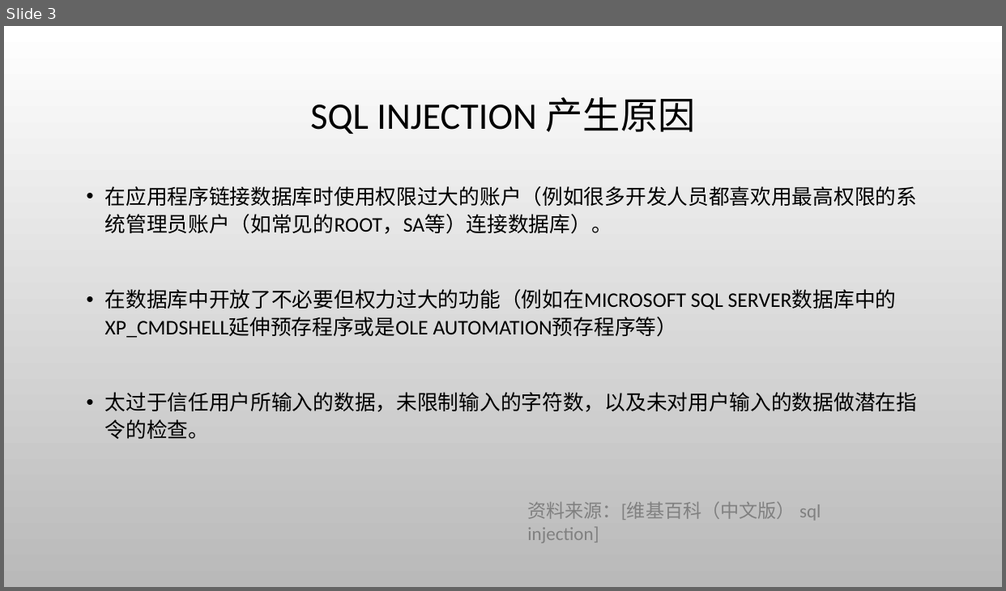
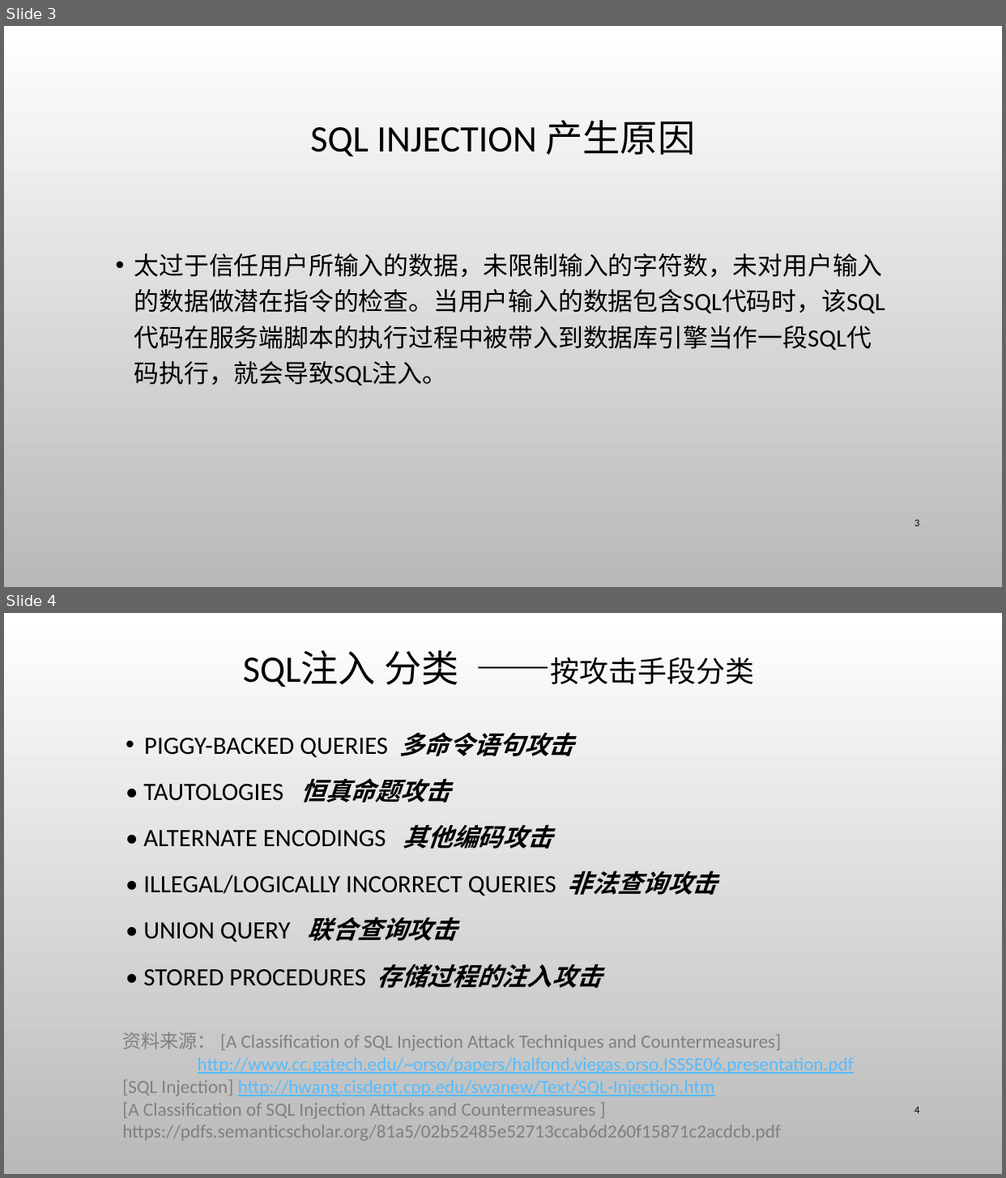
Before and after one commit to CUCCS/ns, a slide deck: 2016-2/zc_snRNA/FlippedClassroom_FromSqlInjectionToShell/From SQL injection to Shell.pptx. Shown one above the other, each under a label of ours: slide 3 before the commit, slides 3 and 4 after it. The pictures are 1006x591 and 1006x1178 pixels, drawn with LibreOffice and Linux fonts; fonts in the diff are those of the drawing; background and template pictures are left out. Boxes give left, top, right and bottom in pixels: in the first picture for what was removed or moved away, otherwise in the second. Text is boxed around its words. In the diff, an @@ line names an element or a change of style, - is before the commit and + after.

Commit message:
修改了防御措施以及一些细节

```diff
--- a/2016-2/zc_snRNA/FlippedClassroom_FromSqlInjectionToShell/From SQL injection to Shell.pptx
+++ b/2016-2/zc_snRNA/FlippedClassroom_FromSqlInjectionToShell/From SQL injection to Shell.pptx
@@ slide 4 added at box(4, 613, 1002, 1174), background picture (left out) @@
@@ title added at box(243, 650, 754, 687), 36 pt, text #000000 @@
+SQL注入 分类 ——按攻击手段分类
@@ text added at box(143, 732, 718, 988), 24 pt, text #000000 @@
+• PIGGY-BACKED QUERIES 多命令语句攻击
+• TAUTOLOGIES 恒真命题攻击
+• ALTERNATE ENCODINGS 其他编码攻击
+• ILLEGAL/LOGICALLY INCORRECT QUERIES 非法查询攻击
+• UNION QUERY 联合查询攻击
+• STORED PROCEDURES 存储过程的注入攻击
@@ text added at box(122, 1033, 854, 1141), 18 pt, text #808080 @@
+资料来源： [A Classification of SQL Injection Attack Techniques and Countermeasures]
+http://www.cc.gatech.edu/~orso/papers/halfond.viegas.orso.ISSSE06.presentation.pdf
+[SQL Injection] http://hwang.cisdept.cpp.edu/swanew/Text/SQL-Injection.htm
+[A Classification of SQL Injection Attacks and Countermeasures ]
+https://pdfs.semanticscholar.org/81a5/02b52485e52713ccab6d260f15871c2acdcb.pdf
@@ page number added at box(914, 1107, 919, 1114), 10 pt, text #000000 @@
+4
@@ slide 3 changed as well @@
@@ title "SQL INJECTION 产生原因": place and size @@
-title "SQL INJECTION 产生原因" at box(310, 97, 696, 134)
+title "SQL INJECTION 产生原因" at box(310, 120, 696, 156)
@@ text at box(134, 254, 885, 386): text changed; size 20 to 24 pt @@
-• 在应用程序链接数据库时使用权限过大的账户（例如很多开发人员都喜欢用最高权限的系统管理员账户（如常见的ROOT，SA等）连接数据库）。
-• 在数据库中开放了不必要但权力过大的功能（例如在MICROSOFT SQL SERVER数据库中的XP_CMDSHELL延伸预存程序或是OLE AUTOMATION预存程序等）
-• 太过于信任用户所输入的数据，未限制输入的字符数，以及未对用户输入的数据做潜在指令的检查。
+• 太过于信任用户所输入的数据，未限制输入的字符数，未对用户输入的数据做潜在指令的检查。当用户输入的数据包含SQL代码时，该SQL代码在服务端脚本的执行过程中被带入到数据库引擎当作一段SQL代码执行，就会导致SQL注入。
@@ text removed at box(527, 502, 820, 544) @@
-资料来源：[维基百科（中文版） sql injection]
@@ page number added at box(914, 519, 919, 527), 10 pt, text #000000 @@
+3
```
Also in this commit, not shown: 20 other slides changed, 10 other slides added, 7 slides removed.
